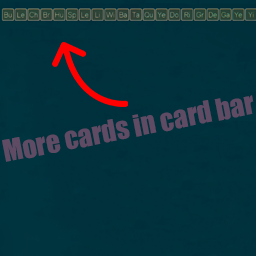
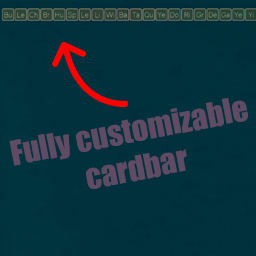
Layered file, before and after one edit (256 × 256). Changes by layer:
renamed "More cards in card bar" to "Fully customizable cardbar", painted on it over [2, 95, 254, 189]
